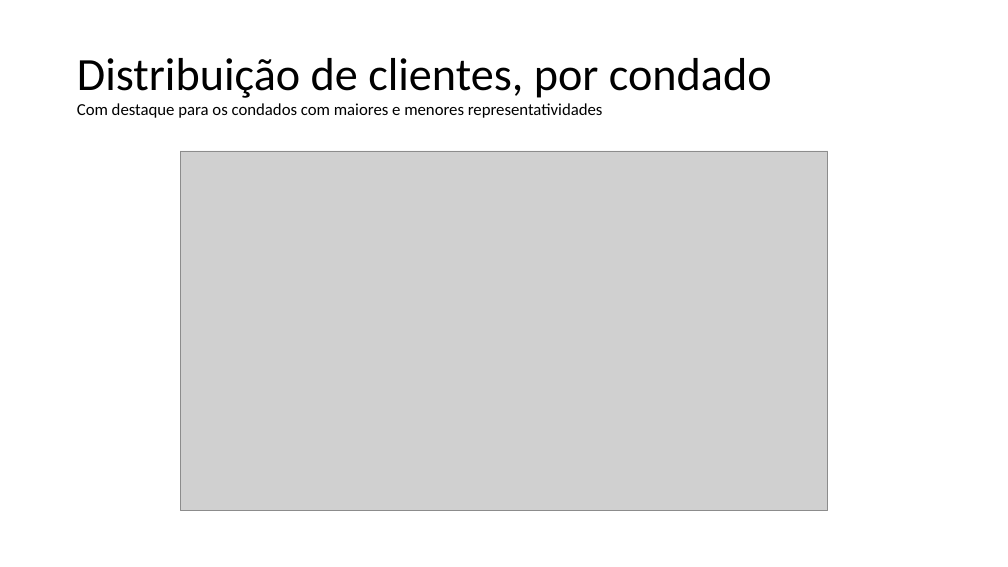
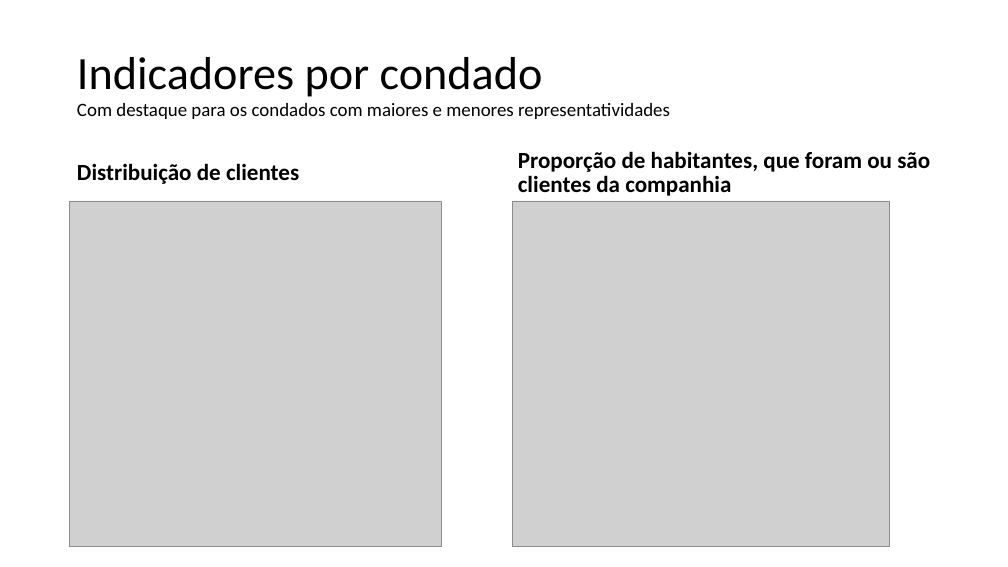
Before and after one commit to franzmonteiro/new_telco_churn, a slide deck: slide 11 of apresentacao.pptx (slide 3 before the commit). Drawn at 1008x567 pixels with LibreOffice and Linux fonts; fonts in the diff are those of the drawing; grey boxes stand for pictures; background and template pictures are left out. Boxes give left, top, right and bottom in pixels: in the first picture for what was removed or moved away, otherwise in the second. Text is boxed around its words. In the diff, an @@ line names an element or a change of style, - is before the commit and + after.

```diff
--- a/apresentacao.pptx
+++ b/apresentacao.pptx
@@ title at (77, 57, 670, 119): text changed; size 16 to 18 pt @@
-Distribuição de clientes, por condado
-Com destaque para os condados com maiores e menores representatividades
+Indicadores por condado
+Com destaque para os condados com maiores e menores representatividades
@@ text added at (77, 163, 299, 184), 22 pt, text #000000, bold @@
+Distribuição de clientes
@@ picture removed at (180, 151, 828, 511) @@
@@ text added at (518, 151, 930, 196), 22 pt, text #000000, bold @@
+Proporção de habitantes, que foram ou são clientes da companhia
@@ picture added at (69, 201, 441, 547) @@
@@ picture added at (512, 201, 890, 547) @@
```
Also in this commit, not shown: 8 other slides changed, 11 slides added, 8 slides removed.
